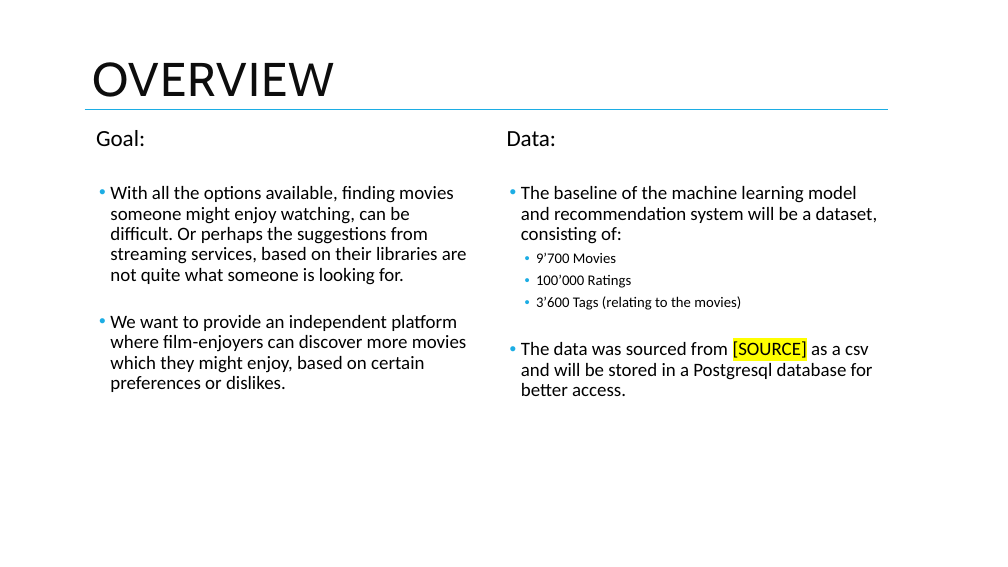
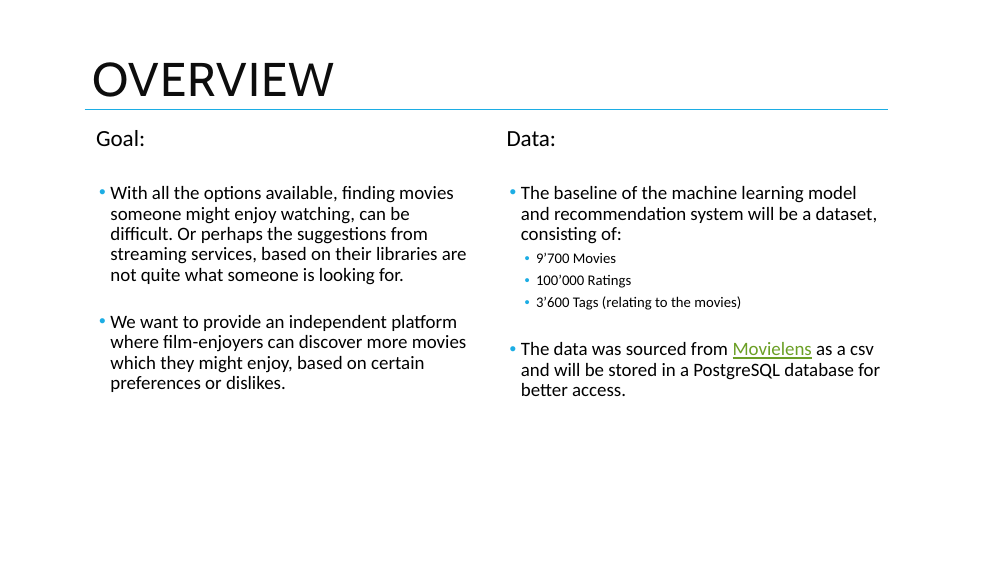
Before and after one commit to HemaNaidu91/tsm_mach_le_data, a slide deck: slide 3 of project_documents/pitch_deck_cinematch.pptx. Drawn at 1008x567 pixels with LibreOffice and Linux fonts; fonts in the diff are those of the drawing; background and template pictures are left out. Boxes give left, top, right and bottom in pixels: in the first picture for what was removed or moved away, otherwise in the second. Text is boxed around its words. In the diff, an @@ line names an element or a change of style, - is before the commit and + after.

```diff
--- a/project_documents/pitch_deck_cinematch.pptx
+++ b/project_documents/pitch_deck_cinematch.pptx
@@ text at (x1=521, y1=342, x2=880, y2=396): text changed @@
-  • The data was sourced from [SOURCE] as a csv and will be stored in a Postgresql database for better access.
+  • The data was sourced from Movielens as a csv and will be stored in a PostgreSQL database for better access.
```
Also in this commit, not shown: 1 other slide changed, 3 other files.
